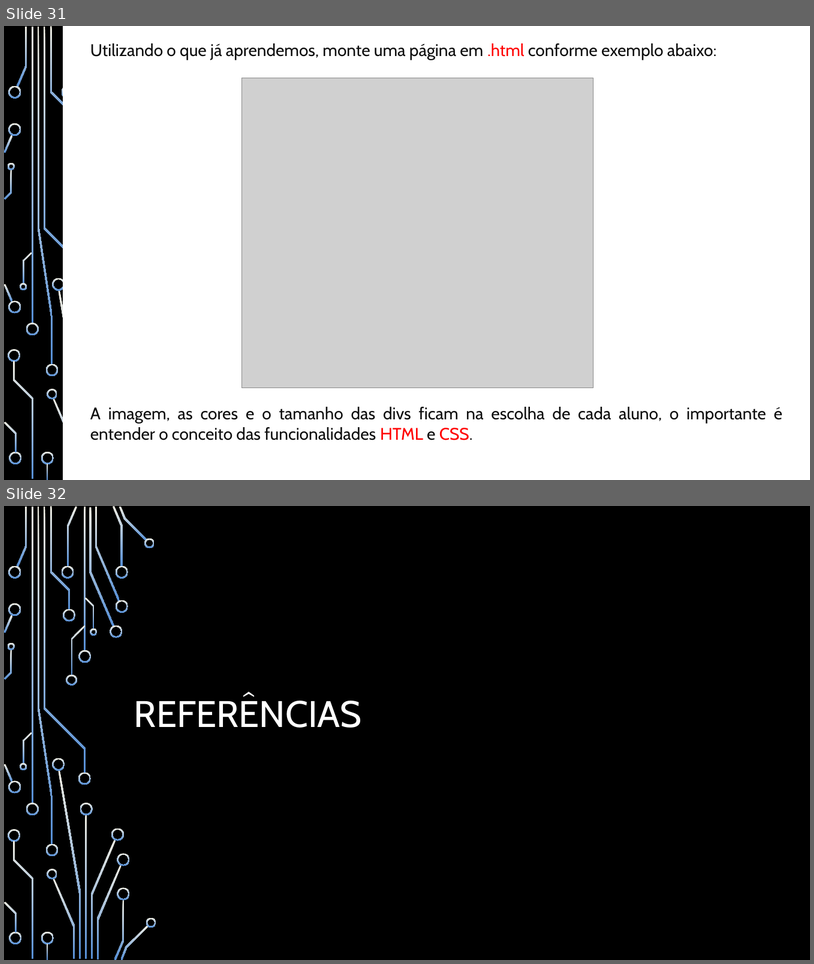
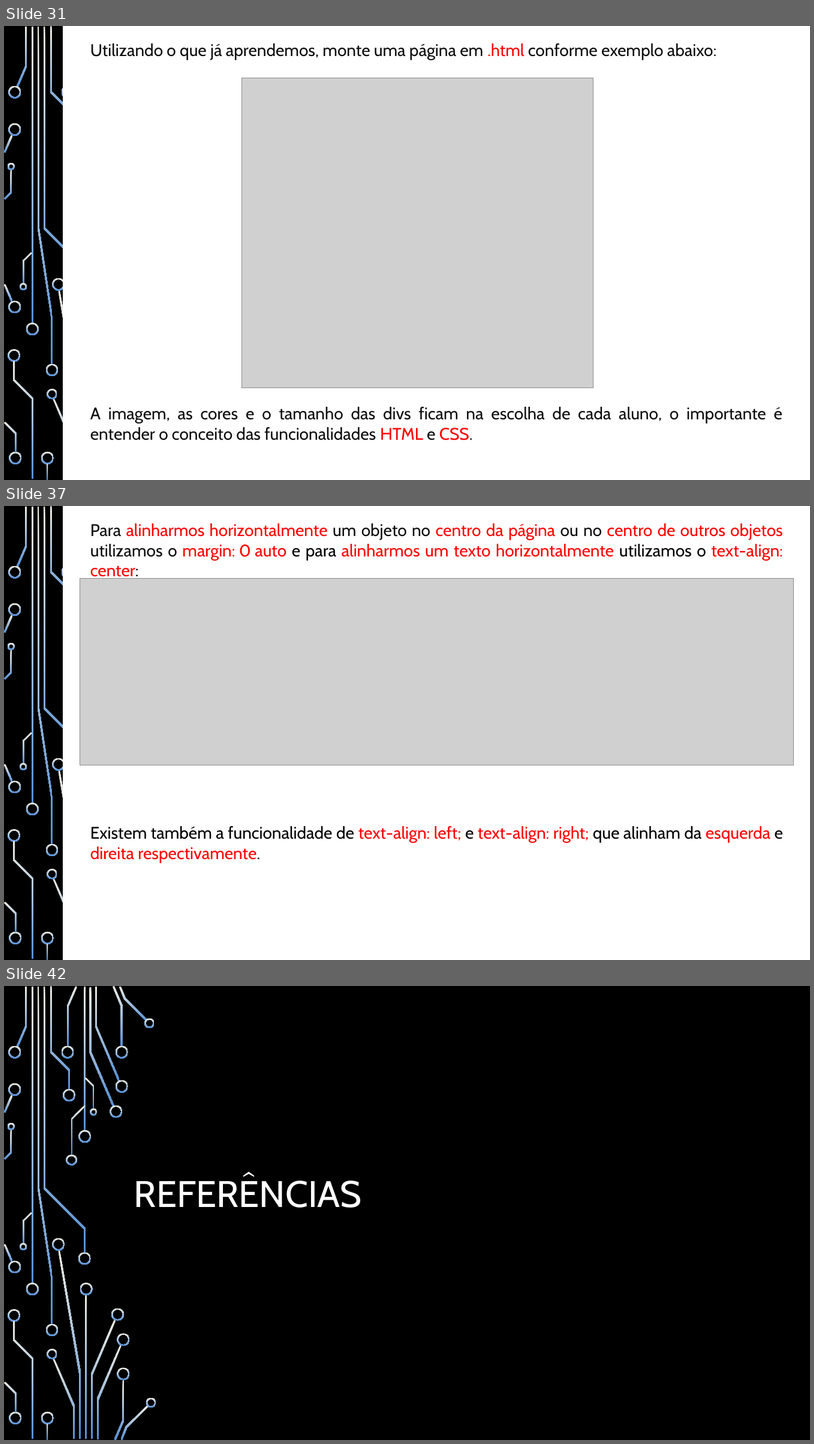
Before and after one commit to heitorsam/aulas_iep, a slide deck: documentos/Apostila - Desenvolvimento Web - IEP.pptx. Shown one above the other, each under a label of ours: slides 31 and 32 before the commit, slides 31, 37 and 42 after it; the slides between them are not shown. The pictures are 814x964 and 814x1444 pixels, drawn with LibreOffice and Linux fonts; fonts in the diff are those of the drawing; grey boxes stand for pictures; background and template pictures are left out. Boxes give left, top, right and bottom in pixels: in the first picture for what was removed or moved away, otherwise in the second. Text is boxed around its words. In the diff, an @@ line names an element or a change of style, - is before the commit and + after.

```diff
--- a/documentos/Apostila - Desenvolvimento Web - IEP.pptx
+++ b/documentos/Apostila - Desenvolvimento Web - IEP.pptx
@@ slide 37 added at box(4, 506, 810, 960), background picture (left out); not listed: 37 template elements that a slide beside it also shows @@
@@ rectangle added at box(63, 506, 810, 960), fill #FFFFFF, outline #FFFFFF 1.25 pt @@
@@ text added at box(90, 523, 783, 862), 20 pt, text #FF0000 @@
+Para alinharmos horizontalmente um objeto no centro da página ou no centro de outros objetos utilizamos o margin: 0 auto e para alinharmos um texto horizontalmente utilizamos o text-align: center:
+Existem também a funcionalidade de text-align: left; e text-align: right; que alinham da esquerda e direita respectivamente.
@@ picture added at box(80, 579, 794, 766) @@
@@ what was slide 32 is now slide 42 @@
```
Also in this commit, not shown: 1 slide changed, 9 other slides added, 4 other files.
